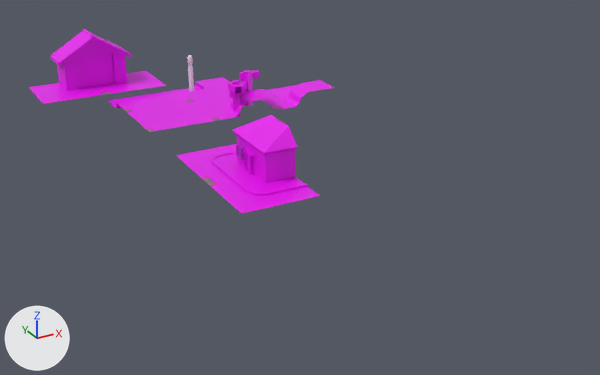
Renders of the FBX model Assets/Models/Tiles.fbx from each side of a commit.
Before and after are seen from a camera (50 mm lens) standing at (-3.42, -10.55, 3.93) and looking at (1.28, -2.0, -0.34). The axes (+X, +Y, +Z) are drawn at lower left. The lights are the same throughout. Where no turn or scale is listed for an object, it has been applied to the vertices. Vertices at the same position are counted once.

Names of what the first picture shows: 'Barn', 'Barn mirror', 'Obstacle barrier corner', 'Obstacle corner', 'Plane', 'Plane.001', 'Plane.002', 'cottag corner flipped', 'cottage corner'.
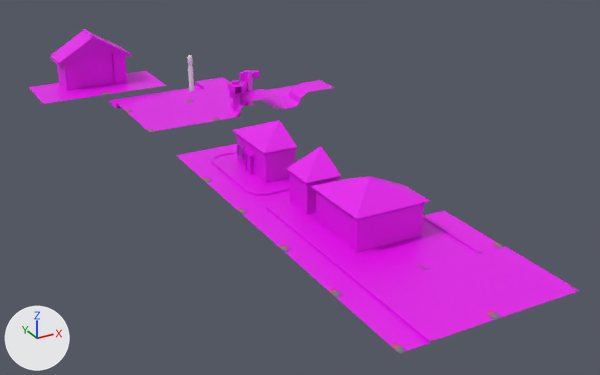
What the commit changed:
me_plane_007 is used by ob_cottage_corner; location (0.0, -2.0, 0.0).
Verts and faces of me_plane_007; kept vertices keep their numbers, new ones are numbered from 38.
Before the commit, vertices of me_plane_007: 30 (1.0, 0.234, 0.613) at pixel (270, 114), 31 (1.0, 0.0, 0.613) at pixel (279, 120), 35 (0.558, 0.451, 0.423) at pixel (231, 129), 36 (0.558, 0.0, 0.423) at pixel (247, 141), 37 (1.0, 0.451, 0.417).
me_plane_007 had 38 vertices, 25 faces and spanned x 0.0..1.0, y 0.0..1.0, z 0.0..0.613.
me_plane_007 now has 37 vertices, 25 faces and spans x 0.0..1.0, y 0.0..1.0, z 0.0..0.613.
Part 1, on me_plane_007:
Vertices deleted: 30 (with the faces that use them).
New faces: (31, 35, 36), (31, 37, 35).
Mesh me_plane_014 is new.
It has 4 vertices, 1 face and spans x 0.0..1.0, y 0.0..1.0, z 0.013.
It uses material mat_ubershader (picture img_palette_png).
Mesh me_plane_013 is new.
It has 12 vertices, 5 faces and spans x 0.0..1.0, y 0.0..1.0, z 0.0..0.027.
It uses material mat_ubershader (picture img_palette_png).
Mesh me_plane_015 is new.
It has 24 vertices, 14 faces and spans x 0.0..1.0, y 0.0..1.0, z 0.0..0.613.
It uses material mat_ubershader (picture img_palette_png).
Mesh me_plane_011 is new.
It has 38 vertices, 25 faces and spans x 0.0..1.0, y 0.0..1.0, z 0.0..0.613.
It uses material mat_ubershader (picture img_palette_png).
Mesh me_plane_012 is new.
It has 24 vertices, 14 faces and spans x 0.0..1.0, y 0.0..1.0, z 0.0..0.613.
It uses material mat_ubershader (picture img_palette_png).
Object 'paved whole' (ob_paved_whole) is new; it shows me_plane_014.
Its location is (1.0, -6.0, 0.0).
Object 'paved straight' (ob_paved_straight) is new; it shows me_plane_013.
Its location is (0.0, -6.0, 0.0).
Object 'cottage corner to paved mirror' (ob_cottage_corner_to_paved_mirror) is new; it shows me_plane_015.
Its location is (1.0, -5.0, 0.0).
Object 'cottag corner straight wall' (ob_cottag_corner_straight_wall) is new; it shows me_plane_011.
Its location is (0.0, -4.0, 0.0).
Object 'cottage corner to paved' (ob_cottage_corner_to_paved) is new; it shows me_plane_012.
Its location is (0.0, -5.0, 0.0).

Where the change shows, as pixel boxes [x1, y1, x2, y2] in the pictures (600 x 375 px; the box of a moved part takes in the faces that stretch with it):
'cottage corner to paved', added (pink)
    after: [284, 176, 425, 297]
'paved straight', added (pink)
    after: [336, 270, 495, 353]
'paved whole', added (pink)
    after: [425, 246, 579, 319]
'cottag corner straight wall', added (pink)
    after: [242, 146, 369, 251]
'cottage corner to paved mirror', added (pink)
    after: [370, 176, 504, 269]
'cottage corner', reshaped (7% shorter)
    before: [176, 115, 279, 182]
    after: [176, 120, 279, 182]
part 1 of me_plane_007, moved or reshaped
    before: [232, 115, 279, 141]
    after: [232, 120, 279, 141]
